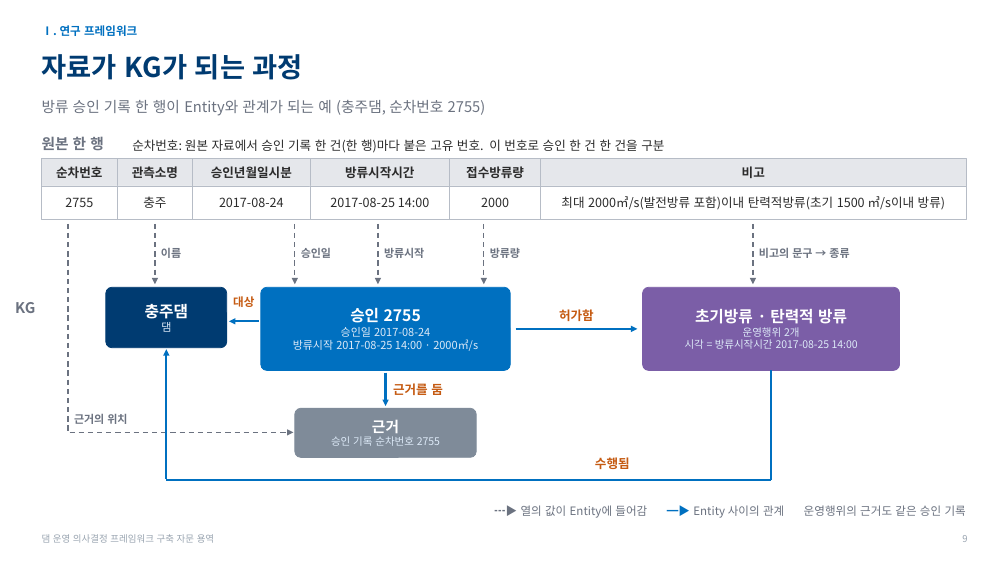
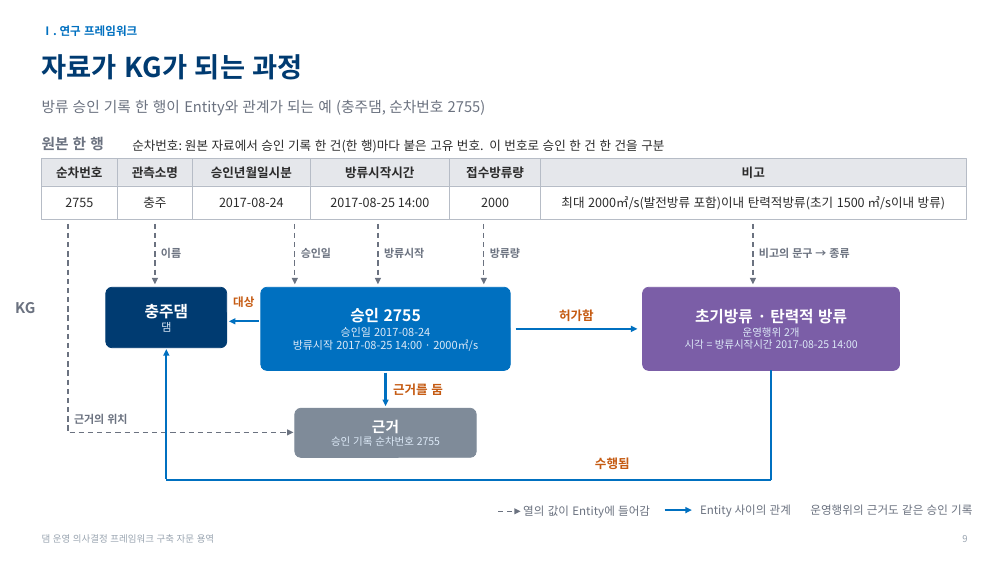
Before and after one commit to mkm1119/KGRAG-LLM, a slide deck: slide 9 of project_khnp/2026.11.26_한강수력본부_발표자료_최종.pptx. Drawn at 1008x567 pixels with LibreOffice and Linux fonts; fonts in the diff are those of the drawing; background and template pictures are left out. Boxes give left, top, right and bottom in pixels: in the first picture for what was removed or moved away, otherwise in the second. Text is boxed around its words. In the diff, an @@ line names an element or a change of style, - is before the commit and + after.

```diff
--- a/project_khnp/2026.11.26_한강수력본부_발표자료_최종.pptx
+++ b/project_khnp/2026.11.26_한강수력본부_발표자료_최종.pptx
@@ text at bbox=[523, 505, 650, 518]: text changed @@
-┅▶ 열의 값이 Entity에 들어감 ━▶ Entity 사이의 관계 운영행위의 근거도 같은 승인 기록
+열의 값이 Entity에 들어감
@@ text added at bbox=[700, 504, 972, 517], 11 pt, text #6B7280 @@
+Entity 사이의 관계 운영행위의 근거도 같은 승인 기록
@@ arrow added from (498, 511) to (521, 511), #6B7280 1.25 pt dashed @@
@@ arrow added from (665, 510) to (692, 510), #0070C0 2 pt @@
```
Also in this commit, not shown: 3 other slides changed, 1 other file.
